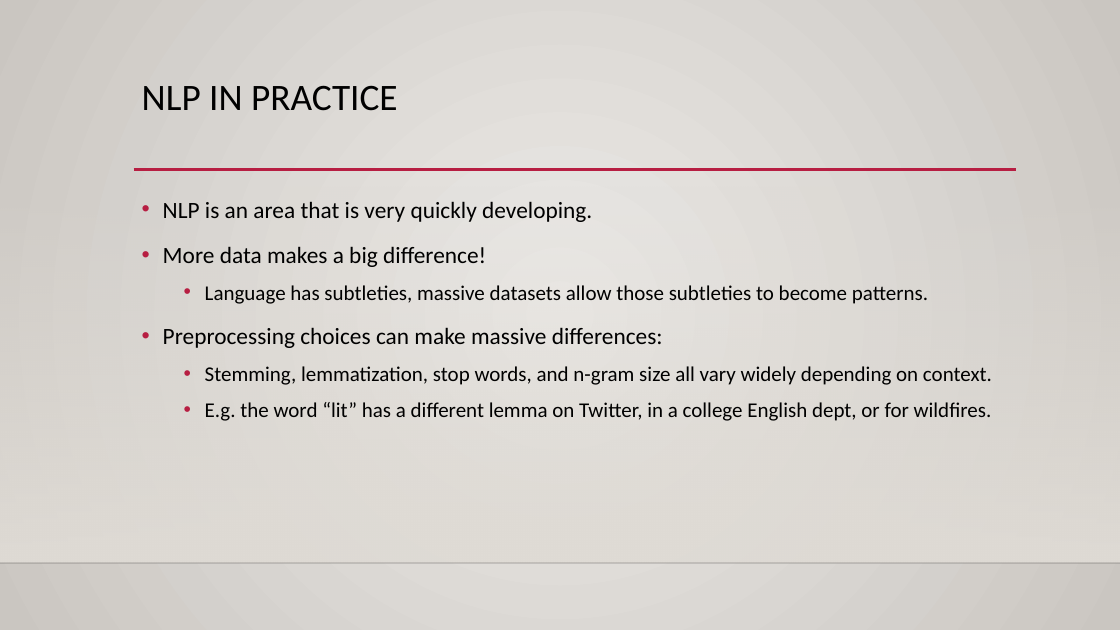
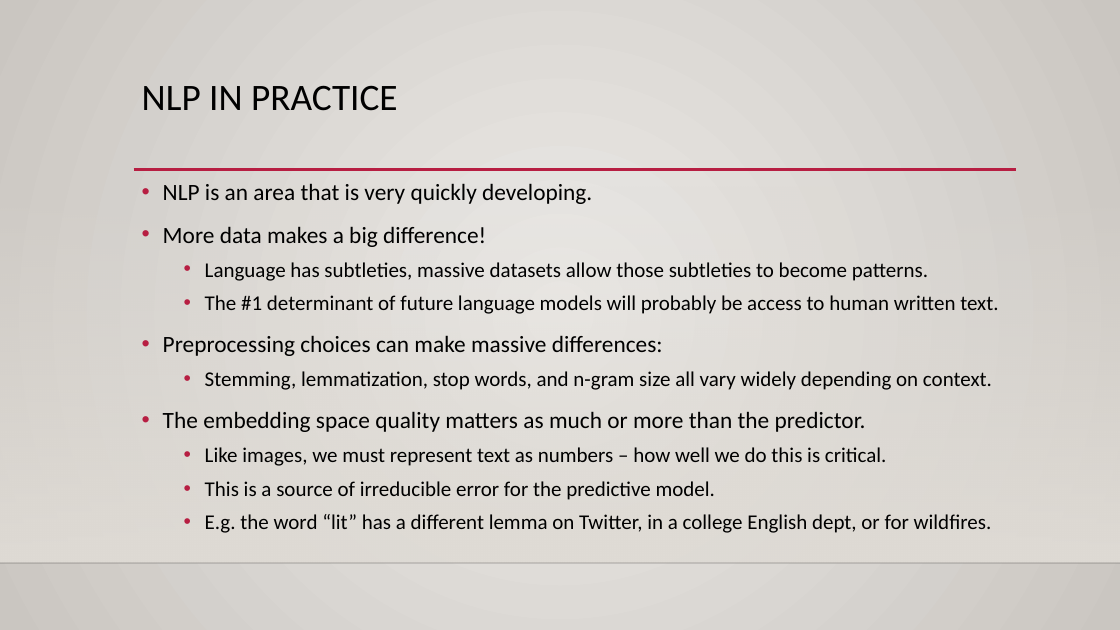
Before and after one commit to glennybarnes/Intro_to_Machine_Learning_Students, a slide deck: slide 24 of reference_content/Slides/NLP_2.pptx (slide 21 before the commit). Drawn at 1120x630 pixels with LibreOffice and Linux fonts; fonts in the diff are those of the drawing; background and template pictures are left out. Boxes give left, top, right and bottom in pixels: in the first picture for what was removed or moved away, otherwise in the second. Text is boxed around its words. In the diff, an @@ line names an element or a change of style, - is before the commit and + after.

```diff
--- a/reference_content/Slides/NLP_2.pptx
+++ b/reference_content/Slides/NLP_2.pptx
@@ text "NLP is an area that ...": place and size @@
-text "NLP is an area that ..." at (163, 201, 992, 421)
+text "NLP is an area that ..." at (163, 183, 998, 533)
@@ text at (163, 183, 992, 533): line spacing 1.2 to 1.1 @@
@@ text at (205, 295, 998, 314): paragraph added @@
+  • The #1 determinant of future language models will probably be access to human written text.
@@ text at (163, 411, 887, 500): paragraphs added @@
+• The embedding space quality matters as much or more than the predictor.
+  • Like images, we must represent text as numbers – how well we do this is critical.
+  • This is a source of irreducible error for the predictive model.
```
Also in this commit, not shown: 2 other slides changed, 3 slides added, 5 other files.
